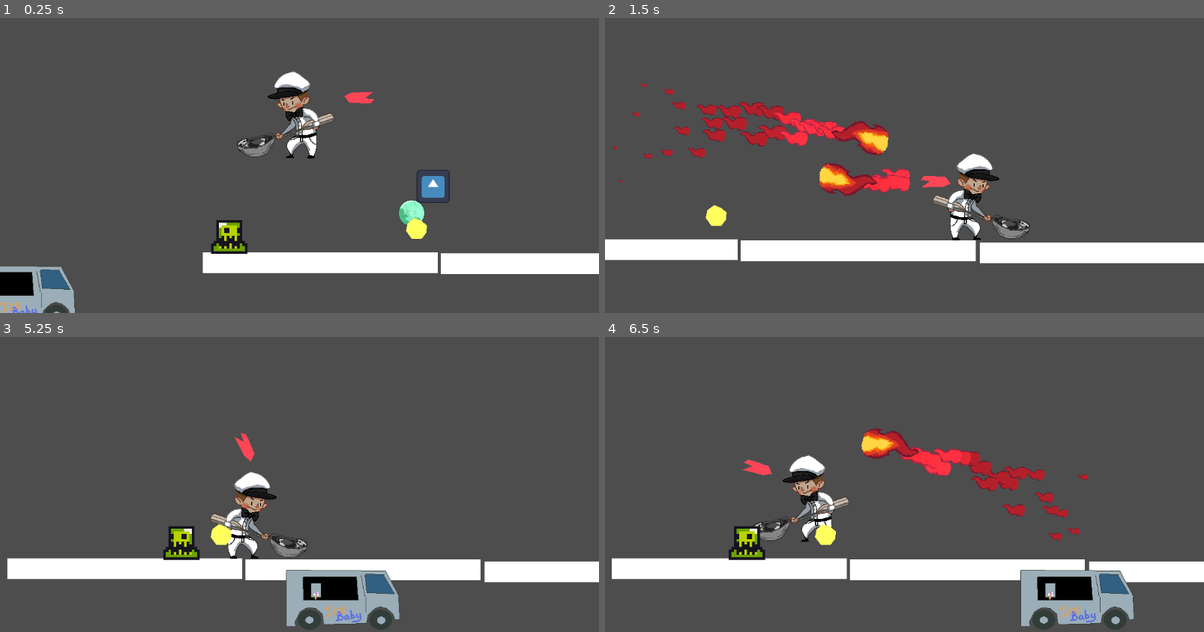
Above: before the commit, frames 1-4 (two rows, left to right).
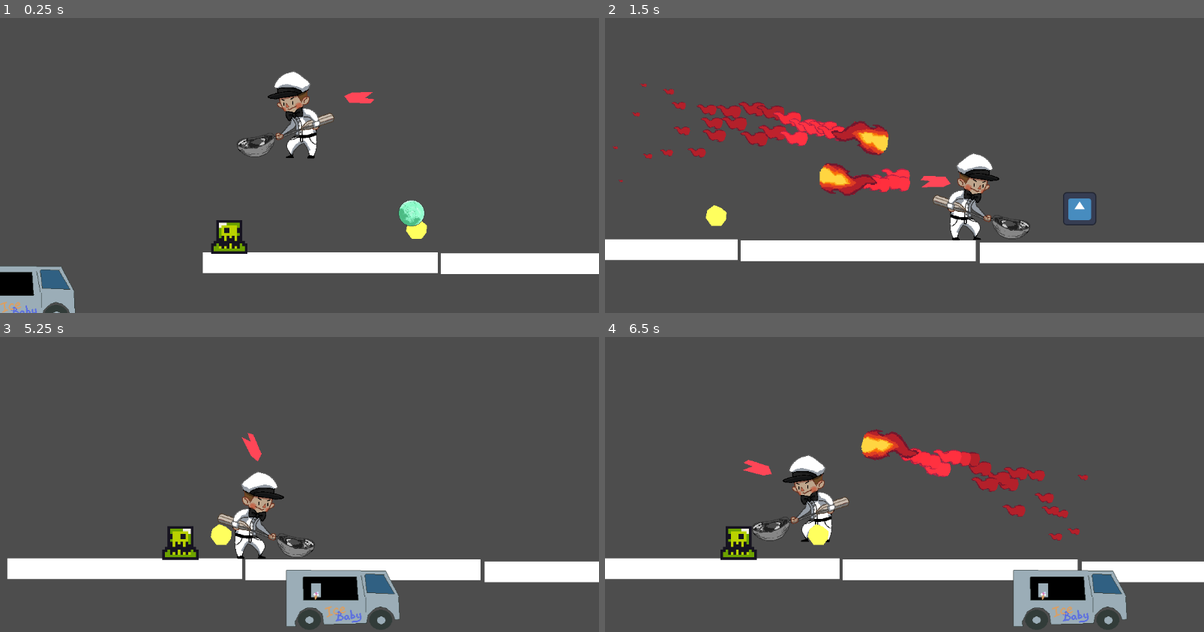
Above: after the commit, the same moments.

Repository: KarlJungtow/Minijam_icecream
Game: Godot game, scene res://scenes/test_level.tscn
Two runs of this game, one before a commit and one after it. Both use one fixed random seed, a clock stepped at 60 frames per second and the inputs below. The engine's default icon, where the game draws it, is replaced by a stand-in: a white triangle on a blue panel in a dark square.
Inputs (mouse positions are in pixels of both pictures, inside the frame that each line leads up to):
- Up to frame 1 (0.25 s): no input
- Up to frame 2 (1.5 s): move the mouse to (1036, 127) at 0.52 s; press the mouse at (1036, 127) at 0.53 s; hold D (move-right) from 0.53 s (still down); tap W (jump) at 0.77 s; move the mouse to (784, 162) at 1.27 s; release the mouse at (784, 162) at 1.28 s; click (784, 162) at 1.35 s
- Up to frame 3 (5.25 s): tap W (jump) at 1.52, 3.02, 3.77, 4.52 s; move the mouse to (359, 390) at 2.02 s; release D (move-right) at 2.03 s; press the mouse at (359, 390) at 2.03 s; hold A (move-left) 2.03-2.78 s; move the mouse to (269, 531) at 2.77 s; release the mouse at (269, 531) at 2.78 s; hold D (move-right) 2.78-4.28 s; click (269, 531) at 2.85 s; move the mouse to (479, 514) at 3.52 s; press the mouse at (479, 514) at 3.53 s; move the mouse to (119, 413) at 4.27 s; release the mouse at (119, 413) at 4.28 s; hold A (move-left) 4.28-5.03 s; click (119, 413) at 4.35 s; move the mouse to (329, 463) at 5.02 s; press the mouse at (329, 463) at 5.03 s; hold D (move-right) from 5.03 s (still down)
- Up to frame 4 (6.5 s): move the mouse to (814, 381) at 5.77 s; release D (move-right) at 5.78 s; release the mouse at (814, 381) at 5.78 s; hold A (move-left) from 5.78 s (still down); click (814, 381) at 5.85 s; tap W (jump) at 6.02 s

The runs differ from the first frame. In frame 1, 0.4% of the frame differs, in the area x 67-76%, y 51-71%; in frame 2, 0.4%; in frame 3, 2.0%; in frame 4, 3.4%, in the area x 0-89%, y 30-100%.

Commit message:
Score gets updated

Diff:
--- a/pickups/scoop.gd
+++ b/pickups/scoop.gd
@@ -1,18 +1,14 @@
 extends Area2D
-
 
 # Called when the node enters the scene tree for the first time.
 func _ready():
 	pass # Replace with function body.
 
-
 # Called every frame. 'delta' is the elapsed time since the previous frame.
 func _process(delta):
 	pass
 
-
-
 func _on_body_entered(body):
-	if get_tree().get_nodes_in_group("Player").has(body):
-		G.pickup_scoop.emit()
+	if body.is_in_group("Player"):
+		G.handle_collectable.emit()
 		queue_free()
--- a/scenes/globals.gd
+++ b/scenes/globals.gd
@@ -9,8 +9,8 @@
 	G.connect("handle_collectable",Callable(self,"score_aa"))
 
 func score_aa():
-	print(score)
 	score += 1
+	print("New score: " + str(score))
 
 func change_level(path):
 	get_tree().change_scene_to_file(path)
--- a/scenes/player.gd
+++ b/scenes/player.gd
@@ -35,7 +35,6 @@
 	tween.tween_callback(respawn)
 
 func _process(delta):
-	print(G.score)
 	coyote_time -= delta
 	late_jump_time -= delta
 
--- a/scenes/test_level.tscn
+++ b/scenes/test_level.tscn
@@ -13,10 +13,6 @@
 
 [sub_resource type="WorldBoundaryShape2D" id="WorldBoundaryShape2D_8kowk"]
 distance = -227.0
-
-[sub_resource type="CapsuleShape2D" id="CapsuleShape2D_6a4e3"]
-radius = 54.0
-height = 134.0
 
 [node name="TestLevel" type="Node2D"]
 position = Vector2(3, -3)
@@ -57,11 +53,8 @@
 [node name="Player" parent="." instance=ExtResource("1_pmj6e")]
 position = Vector2(452, 302)
 
-[node name="Scoop" parent="." instance=ExtResource("2_lbmvq")]
-position = Vector2(667, 434)
-
 [node name="Killzone" parent="." instance=ExtResource("2_suf0s")]
-position = Vector2(482, 650)
+position = Vector2(485, 645)
 
 [node name="CollisionShape2D2" type="CollisionShape2D" parent="Killzone"]
 shape = SubResource("WorldBoundaryShape2D_8kowk")
@@ -69,11 +62,18 @@
 [node name="Checkpoint" parent="." instance=ExtResource("3_mhlqg")]
 position = Vector2(655, 441)
 
-[node name="Enemy" parent="." instance=ExtResource("4_7hwwk")]
-position = Vector2(302, 480)
-
 [node name="Van" parent="." instance=ExtResource("6_fa2fv")]
 position = Vector2(-140, 585)
 
-[node name="Collectable" parent="." instance=ExtResource("6_7f4ot")]
-position = Vector2(709, 382)
+[node name="Enemies" type="Node" parent="."]
+
+[node name="Enemy" parent="Enemies" instance=ExtResource("4_7hwwk")]
+position = Vector2(305, 477)
+
+[node name="Collectables" type="Node" parent="."]
+
+[node name="Scoop" parent="Collectables" instance=ExtResource("2_lbmvq")]
+position = Vector2(670, 431)
+
+[node name="Collectable" parent="Collectables" instance=ExtResource("6_7f4ot")]
+position = Vector2(1379, 447)
Not shown: 1 places in scenes/collectable.tscn that only renumber resources
Not shown: 1 places in scenes/enemy.tscn that only renumber resources
Not shown: 1 places in scenes/killzone.tscn that only renumber resources
Not shown: 1 places in scenes/test_level.tscn that only renumber resources
